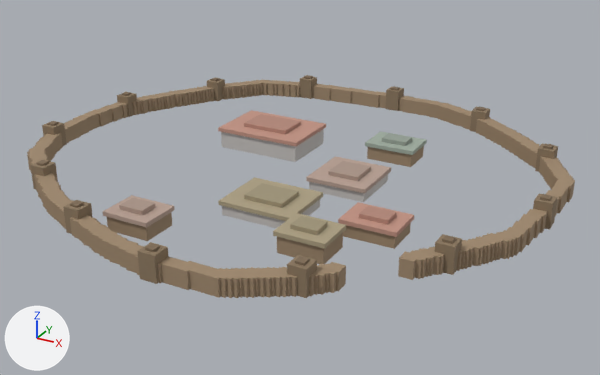
What one commit did to the glTF model assets/edificios/ciudad_aldea_maderera_2958_693_01.glb.
Rendered twice from a 50 mm camera at (49.0, -83.3, 39.6) aimed at (3.5, -0.6, -1.7). Every picture has the same lights, and +X, +Y and +Z are marked at lower left. The first picture is the older version. Vertices at exactly the same position are counted once.

Script lines for the objects in view, before the commit:
```python
me_ciudad_aldea_maderera_2958_693 = bpy.data.meshes.new('ciudad_aldea_maderera_2958_693')
me_ciudad_aldea_maderera_2958_693.from_pydata(...)  # 2729 vertices, 3836 faces; spans x -31.5..34.2, y -30.2..30.0, z 0.0..3.2
me_ciudad_aldea_maderera_2958_693.materials.append(mat_vertexcolor)
ob_ciudad_aldea_maderera_2958_693 = bpy.data.objects.new('ciudad_aldea_maderera_2958_693', me_ciudad_aldea_maderera_2958_693)
ob_ciudad_aldea_maderera_2958_693.location = (0.0, 0.0, 0.0)
```
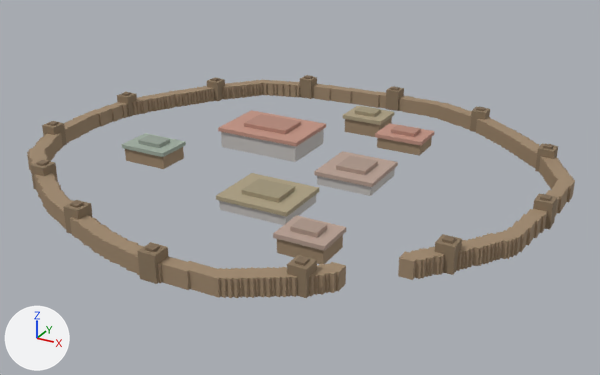
Location of each change, [x1, y1, x2, y2] in pixels of the pictures (600 x 375 px; the box of a moved part takes in the faces that stretch with it):
part 1 of me_ciudad_aldea_maderera_2958_693, moved or reshaped: before [338, 202, 414, 249]; after [375, 123, 434, 156]
part 2 of me_ciudad_aldea_maderera_2958_693, moved or reshaped: before [365, 131, 427, 167]; after [122, 133, 186, 169]
part 3 of me_ciudad_aldea_maderera_2958_693, moved or reshaped: before [218, 177, 323, 228]; after [216, 173, 319, 225]
part 4 of me_ciudad_aldea_maderera_2958_693, moved or reshaped: before [103, 195, 175, 241]; after [343, 106, 394, 137]
part 5 of me_ciudad_aldea_maderera_2958_693, moved or reshaped: before [306, 156, 391, 202]; after [314, 151, 398, 196]
part 6 of me_ciudad_aldea_maderera_2958_693, recoloured: [273, 215, 346, 249] in both

What the commit changed:
me_ciudad_aldea_maderera_2958_693 has 2729 vertices, 3836 faces and spans x -31.5..34.2, y -30.2..30.0, z 0.0..3.2.
me_ciudad_aldea_maderera_2958_693 is used by ob_ciudad_aldea_maderera_2958_693; location (0.0, 0.0, 0.0).
me_ciudad_aldea_maderera_2958_693 part 1: the loose piece of 32 vertices spanning x 15.0..21.5, y -13.2..-8.5, z 0.0..2.5 is moved by (-7.2, 25.5, 0.0).
me_ciudad_aldea_maderera_2958_693 part 2: the loose piece of 32 vertices spanning x 8.2..14.8, y 8.0..12.8, z 0.0..2.8 is moved by (-26.8, -15.5, 0.0).
me_ciudad_aldea_maderera_2958_693 part 3: the loose piece of 32 vertices spanning x 1.2..10.2, y -15.0..-7.5, z 0.0..2.2 is moved by (-1.0, 1.0, 0.0).
me_ciudad_aldea_maderera_2958_693 part 4: the loose piece of 32 vertices spanning x -7.2..-1.5, y -24.0..-19.2, z 0.0..2.8 is scaled about its middle by (1, 1, 1.1), then moved by (8.5, 39.8, 0.2).
Part 5, on me_ciudad_aldea_maderera_2958_693:
23 vertices are removed from x 6.5..14.0, y -4.5..3.0, z 0.0..1.8.
43 faces are deleted.
7 vertices move from x 6.5..12.2, y -4.5..1.0, z 1.8..2.2 to x 8.5..12.2, y -2.5..3.0, z 1.8..2.2.
13 vertices are added at x 6.5..12.2, y -2.5..5.0, z 0.0..1.8.
5 new vertices lie (7.5, 0.0, 0.0) away from vertices in x 6.5, y -2.5..5.0, z 1.2..1.8.
5 new vertices lie (7.0, 0.0, 0.0) away from vertices in x 6.8, y -2.5..4.8, z 0.0..1.2.
43 new faces join them.
me_ciudad_aldea_maderera_2958_693 part 6: 34 kept faces spanning x 11.0..16.8, y -19.8..-15.0, z 1.8..2.8 get new vertex colours; the middle colour goes from beige #ada083 to beige #b8a093.
